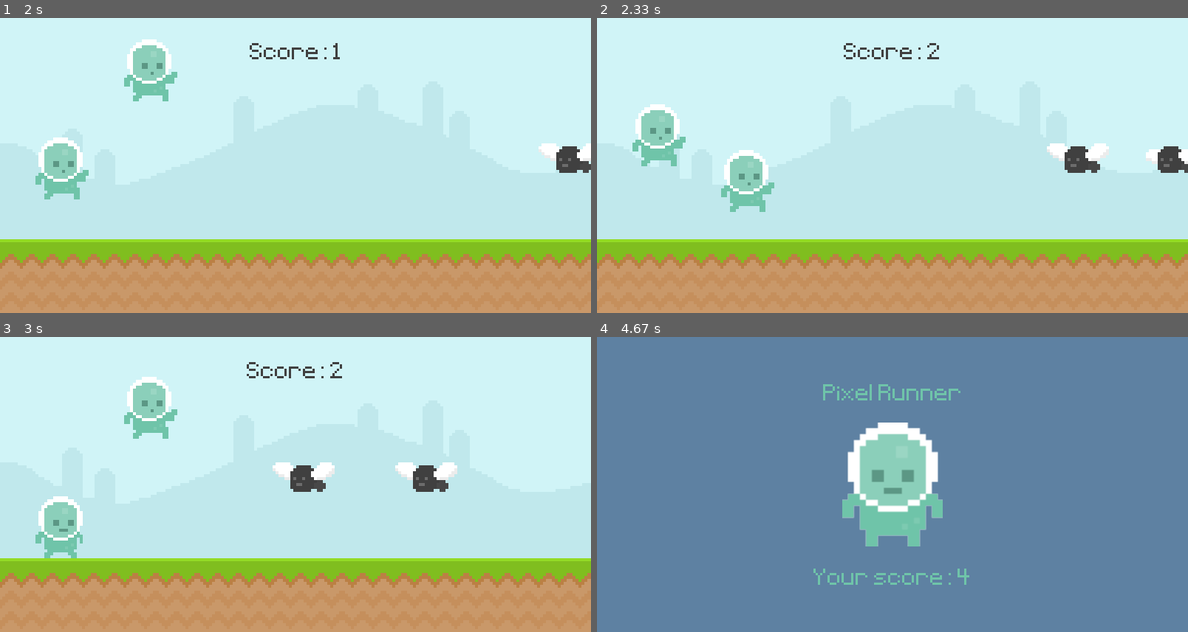
Above: before the commit, frames 1-4 (two rows, left to right).
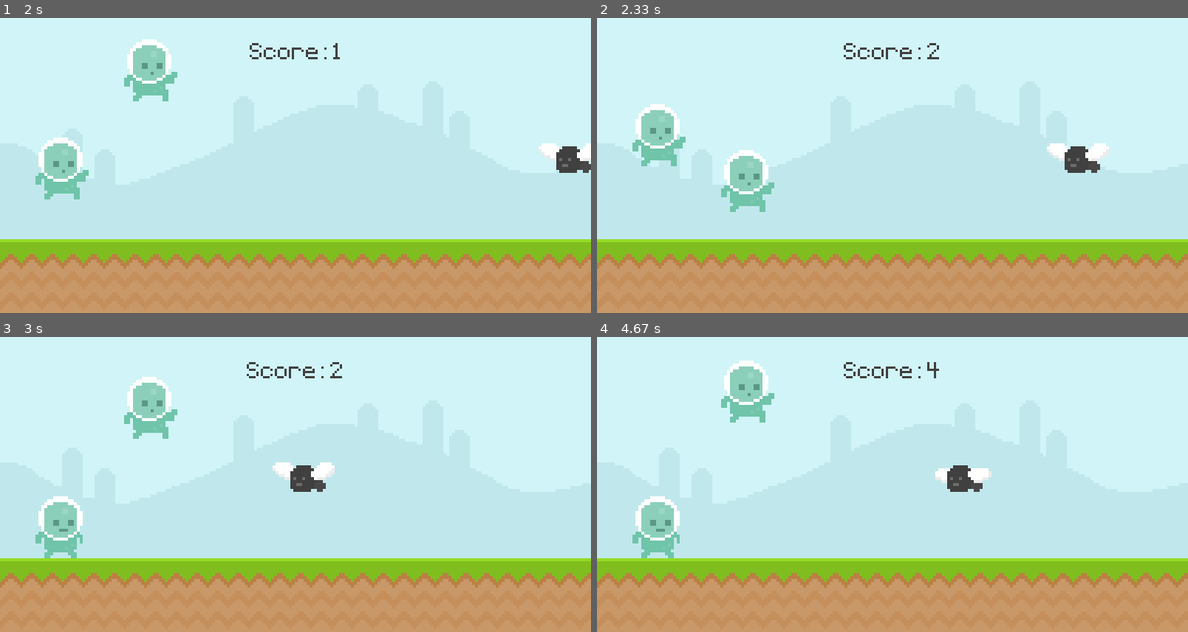
Above: after the commit, the same moments.

Repository: WebDevJasonCameron/pygame_study
Game: pygame game, started from pygame_intro/runner_game.py
Two runs of this game, one before a commit and one after it. Both use one fixed random seed, a clock stepped at 60 frames per second and the inputs below.
Inputs (mouse positions are in pixels of both pictures, inside the frame that each line leads up to):
- Up to frame 1 (2 s): tap Space at 0.33, 1, 1.4, 1.7 s; click (59, 206) at 0.72 s
- Up to frame 2 (2.33 s): tap Space at 2.23 s
- Up to frame 3 (3 s): tap Space at 2.53 s; click (449, 531) at 2.72 s
- Up to frame 4 (4.67 s): tap Space at 3.07, 3.37, 3.97, 4.27 s

Frame 1 is identical in both runs. In frame 2, 0.5% of the frame differs, in the area x 92-100%, y 43-53%; in frame 3, 0.7%; in frame 4, 100%, in the area x 0-100%, y 0-100%.

Commit message:
cont mod obst obj

Diff:
--- a/pygame_intro/runner_game.py
+++ b/pygame_intro/runner_game.py
@@ -1,6 +1,6 @@
 import pygame
 from sys import exit
-from random import randint
+from random import randint, choice
 
 
 class Player(pygame.sprite.Sprite):
@@ -79,6 +79,11 @@
     def update(self):
         self.animation_state()
         self.rect.x -= 6
+        self.destroy()
+
+    def destroy(self):
+        if self.rect.x <= -100:
+            self.kill()
 
 
 def display_score():
@@ -237,12 +242,12 @@
         if game_active:
             if event.type == obstacle_timer:
                 obstacle_group.add(Obstacle('fly'))
-                if randint(0, 2):
-                    obstacle_rect_list.append(
-                        snail_surf.get_rect(bottomright=(randint(900, 1100), 300)))
-                else:
-                    obstacle_rect_list.append(
-                        fly_surf.get_rect(bottomright=(randint(900, 1100), 210)))
+                # if randint(0, 2):
+                #     obstacle_rect_list.append(
+                #         snail_surf.get_rect(bottomright=(randint(900, 1100), 300)))
+                # else:
+                #     obstacle_rect_list.append(
+                #         fly_surf.get_rect(bottomright=(randint(900, 1100), 210)))
 
         if event.type == snail_animation_timer:
             if snail_frame_index == 0:
